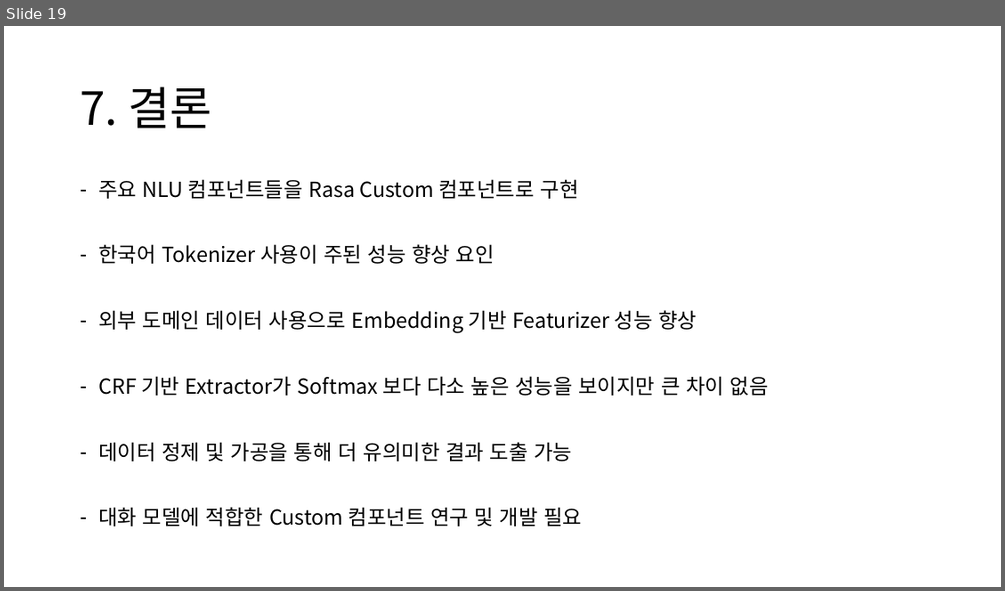
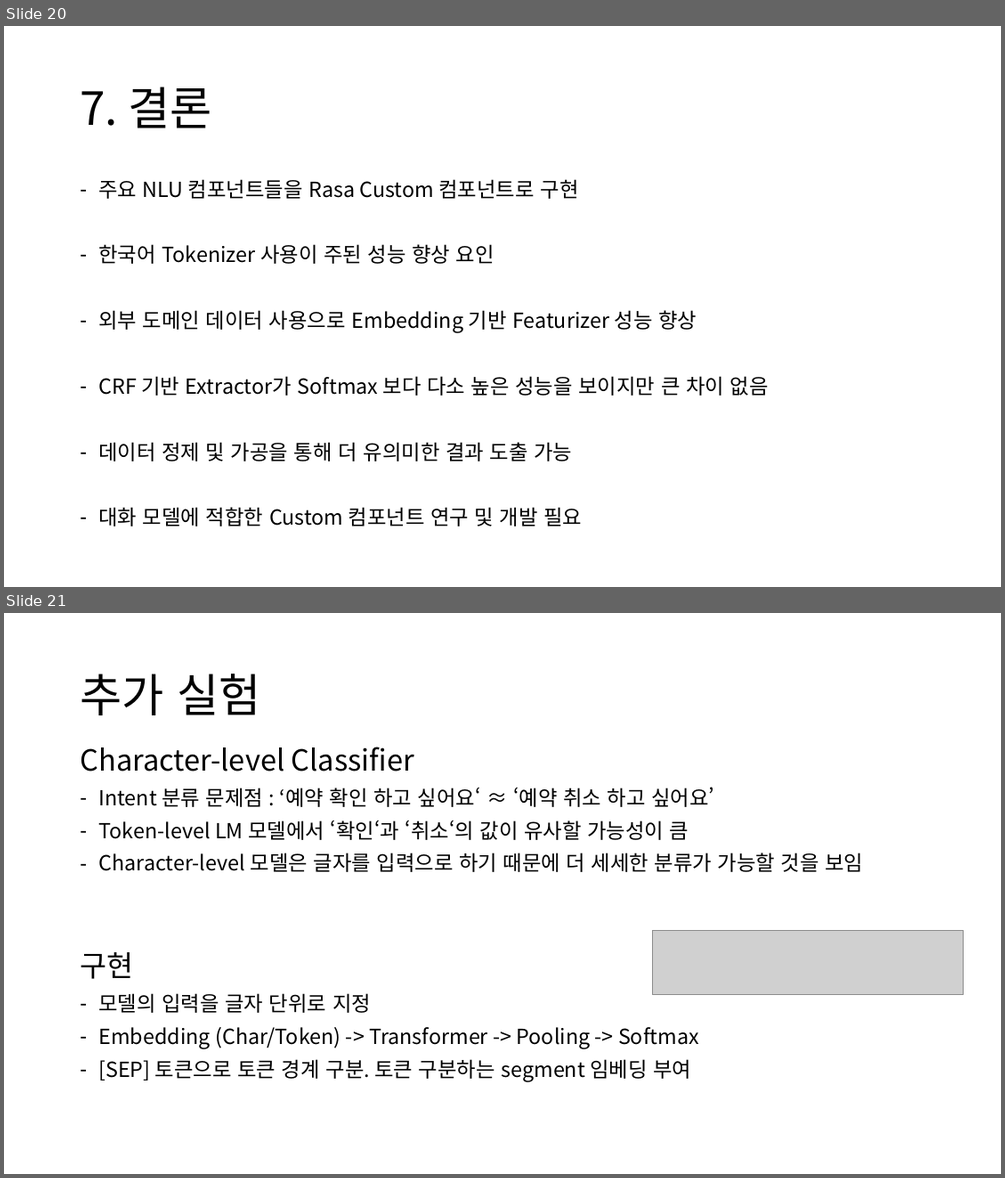
Before and after one commit to yongsun-yoon/chatbot, a slide deck: Rasa custom NLU 모델 개발.pptx. Shown one above the other, each under a label of ours: slide 19 before the commit, slides 20 and 21 after it. The pictures are 1005x591 and 1005x1178 pixels, drawn with LibreOffice and Linux fonts; fonts in the diff are those of the drawing; grey boxes stand for pictures. Boxes give left, top, right and bottom in pixels: in the first picture for what was removed or moved away, otherwise in the second. Text is boxed around its words. In the diff, an @@ line names an element or a change of style, - is before the commit and + after.

Commit message:
update

```diff
--- a/Rasa custom NLU 모델 개발.pptx
+++ b/Rasa custom NLU 모델 개발.pptx
@@ slide 21 added at bbox=[4, 613, 1001, 1174], background #FFFFFF @@
@@ title added at bbox=[80, 674, 260, 715], 44 pt, text #000000 @@
+추가 실험
@@ text added at bbox=[80, 747, 863, 872], 20 pt, text #000000 @@
+Character-level Classifier
+– Intent 분류 문제점 : ‘예약 확인 하고 싶어요‘ ≈ ‘예약 취소 하고 싶어요’
+– Token-level LM 모델에서 ‘확인‘과 ‘취소‘의 값이 유사할 가능성이 큼
+– Character-level 모델은 글자를 입력으로 하기 때문에 더 세세한 분류가 가능할 것을 보임
@@ picture added at bbox=[652, 930, 963, 995] @@
@@ text added at bbox=[80, 952, 699, 1082], 20 pt, text #000000 @@
+구현
+– 모델의 입력을 글자 단위로 지정
+– Embedding (Char/Token) -> Transformer -> Pooling -> Softmax
+– [SEP] 토큰으로 토큰 경계 구분. 토큰 구분하는 segment 임베딩 부여
@@ what was slide 19 is now slide 20 @@
```
Also in this commit, not shown: 3 other slides added.
